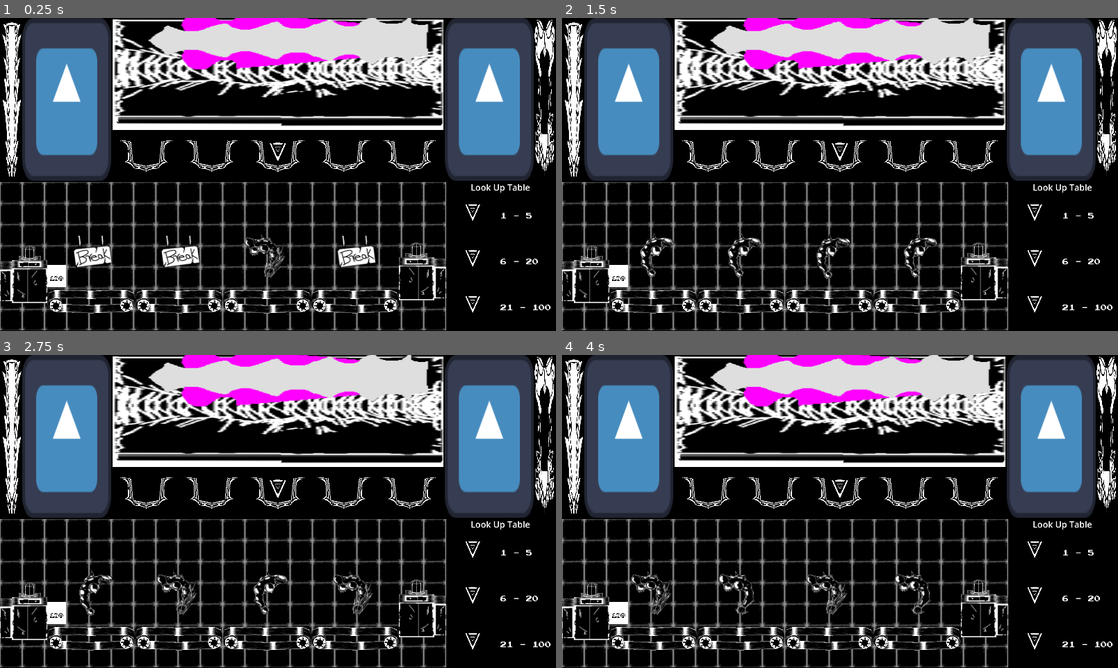
Above: before the commit, frames 1-4 (two rows, left to right).
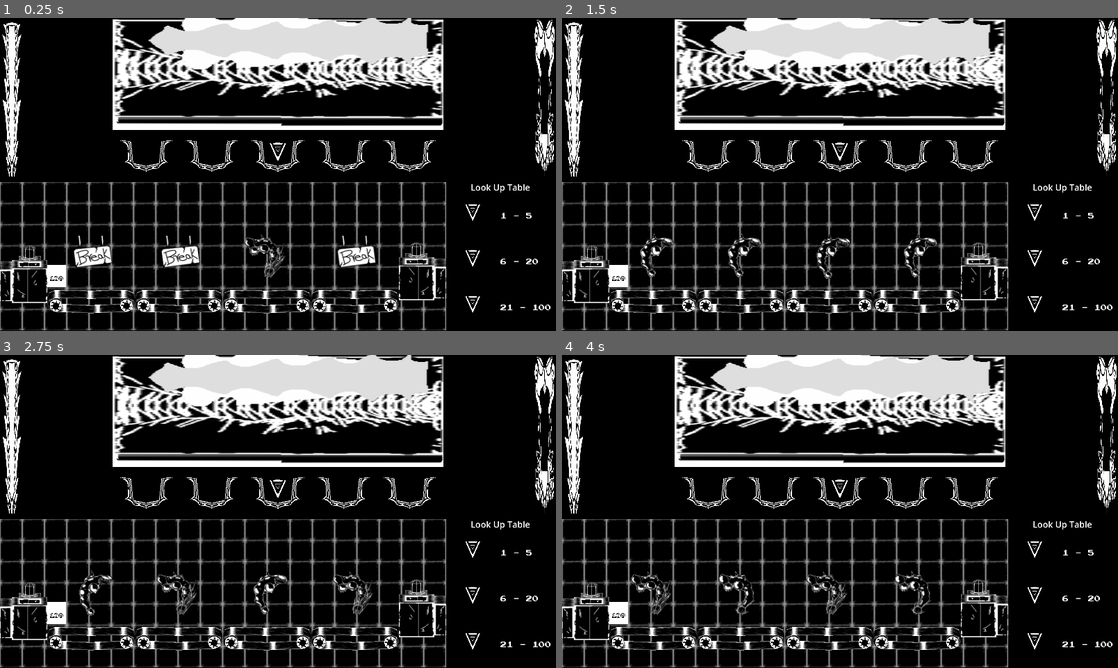
Above: after the commit, the same moments.

Repository: patches34/super-conveyor-bros
Game: Godot game, scene res://Scenes/main_level.tscn
The game is run twice, just before and just after one commit, with the same random seed, the same clock (stepped at 60 frames per second) and the same inputs. The engine's default icon, where the game draws it, is replaced by a stand-in: a white triangle on a blue panel in a dark square.
Inputs (mouse positions are in pixels of both pictures, inside the frame that each line leads up to):
- Up to frame 1 (0.25 s): no input
- Up to frame 2 (1.5 s): move the mouse to (962, 158) at 0.52 s; hold Mouse wheel down (scroll_down) 0.53-1.28 s; move the mouse to (728, 190) at 1.27 s; tap Mouse wheel up (scroll_up) at 1.35 s
- Up to frame 3 (2.75 s): move the mouse to (333, 442) at 2.02 s; hold Middle mouse button (toggle_belt) from 2.03 s (still down)
- Up to frame 4 (4 s): move the mouse to (812, 574) at 2.77 s; release Middle mouse button (toggle_belt) at 2.78 s; tap Mouse wheel down (scroll_down) at 2.85 s; move the mouse to (1006, 558) at 3.52 s; hold Mouse wheel up (scroll_up) from 3.53 s (still down)

The runs differ from the first frame. In frame 1, 18% of the frame differs, in the area x 4-96%, y 0-52%; in frame 2, 18%; in frame 3, 18%; in frame 4, 18%.

Commit message:
Added game ui manager

Diff:
--- a/super-conveyor-bros/Materials/enemy_blast.tres
+++ b/super-conveyor-bros/Materials/enemy_blast.tres
@@ -4,7 +4,6 @@
 
 [resource]
 transparency = 1
-albedo_color = Color(1, 0, 1, 1)
 albedo_texture = ExtResource("1_yho2m")
 metallic_specular = 0.0
 roughness = 0.0
--- a/super-conveyor-bros/Prefabs/ui.tscn
+++ b/super-conveyor-bros/Prefabs/ui.tscn
@@ -1,5 +1,6 @@
 [gd_scene format=3 uid="uid://cwyyfxhnrrfef"]
 
+[ext_resource type="Script" uid="uid://cx7veo6q2f5rk" path="res://Scripts/game_ui_manager.gd" id="1_weo7u"]
 [ext_resource type="Texture2D" uid="uid://ly7jrplt86ky" path="res://Texture/T_BaseArrow.png" id="1_xd705"]
 [ext_resource type="FontFile" uid="uid://b2qpofvcgi2vf" path="res://Fonts/PressStart2P-Regular.ttf" id="2_ykg4x"]
 [ext_resource type="Texture2D" uid="uid://dfgceuuh0hpdq" path="res://Texture/T_BaseEnemyEnergy.png" id="3_srcu5"]
@@ -9,13 +10,17 @@
 [ext_resource type="Texture2D" uid="uid://dfx0xu1rqb4w0" path="res://Texture/T_BaseEnemyMaskV2.png" id="7_oaevd"]
 [ext_resource type="Texture2D" uid="uid://ww33gn3hxi8b" path="res://Texture/T_BaseICON.png" id="8_oaevd"]
 
-[node name="UI" type="Control" unique_id=767468236]
+[node name="UI" type="Control" unique_id=767468236 node_paths=PackedStringArray("enemy_bar", "hero_bar", "buckets")]
 layout_mode = 3
 anchors_preset = 15
 anchor_right = 1.0
 anchor_bottom = 1.0
 grow_horizontal = 2
 grow_vertical = 2
+script = ExtResource("1_weo7u")
+enemy_bar = NodePath("Battle - Panel2/Enemy - Panel/TextureProgressBar")
+hero_bar = NodePath("Battle - Panel2/Player - Panel2/TextureProgressBar2")
+buckets = [NodePath("Battle - Panel2/Panel/HBoxContainer/Bucket - TextureRect5/TextureRect5"), NodePath("Battle - Panel2/Panel/HBoxContainer/Bucket - TextureRect4/TextureRect4"), NodePath("Battle - Panel2/Panel/HBoxContainer/Bucket - TextureRect3/TextureRect3"), NodePath("Battle - Panel2/Panel/HBoxContainer/Bucket - TextureRect2/TextureRect2"), NodePath("Battle - Panel2/Panel/HBoxContainer/Bucket - TextureRect/TextureRect")]
 
 [node name="Lookup -Panel" type="Panel" parent="." unique_id=1079343322]
 self_modulate = Color(1, 1, 1, 0)
@@ -166,6 +171,7 @@
 texture_progress = ExtResource("4_xd705")
 
 [node name="TextureRect" type="TextureRect" parent="Battle - Panel2/Enemy - Panel" unique_id=614934497]
+visible = false
 layout_mode = 1
 anchors_preset = -1
 anchor_left = 0.2
@@ -201,6 +207,7 @@
 texture_progress = ExtResource("7_oaevd")
 
 [node name="TextureRect" type="TextureRect" parent="Battle - Panel2/Player - Panel2" unique_id=717986349]
+visible = false
 layout_mode = 1
 anchors_preset = -1
 anchor_right = 0.8
@@ -274,6 +281,7 @@
 expand_mode = 2
 
 [node name="TextureRect3" type="TextureRect" parent="Battle - Panel2/Panel/HBoxContainer/Bucket - TextureRect3" unique_id=1010741613]
+visible = false
 layout_mode = 1
 anchors_preset = 15
 anchor_right = 1.0
--- /dev/null
+++ b/super-conveyor-bros/Scripts/game_ui_manager.gd
@@ -0,0 +1,37 @@
+extends Control
+
+@export var enemy_bar:TextureProgressBar
+@export var hero_bar:TextureProgressBar
+
+@export var buckets: Array[TextureRect]
+
+@export var current_index:int = 2
+
+# Called when the node enters the scene tree for the first time.
+func _ready() -> void:
+	update_score(0)
+	pass # Replace with function body.
+
+
+# Called every frame. 'delta' is the elapsed time since the previous frame.
+func _process(delta: float) -> void:
+	pass
+
+func update_score(value:int) -> void:
+	buckets[current_index].visible = false;
+
+	current_index += value
+
+	buckets[current_index].visible = true;
+
+	if(current_index < 0):
+		print("Player Lost")
+	elif current_index >= 5:
+		print("Player Won")
+
+
+func  _on_hero_meter_change(value:float) -> void:
+	hero_bar.value = value;
+
+func _on_enemy_meter_change(value:float) -> void:
+	enemy_bar.value = value;
Not shown, added: super-conveyor-bros/Scripts/game_ui_manager.gd.uid
